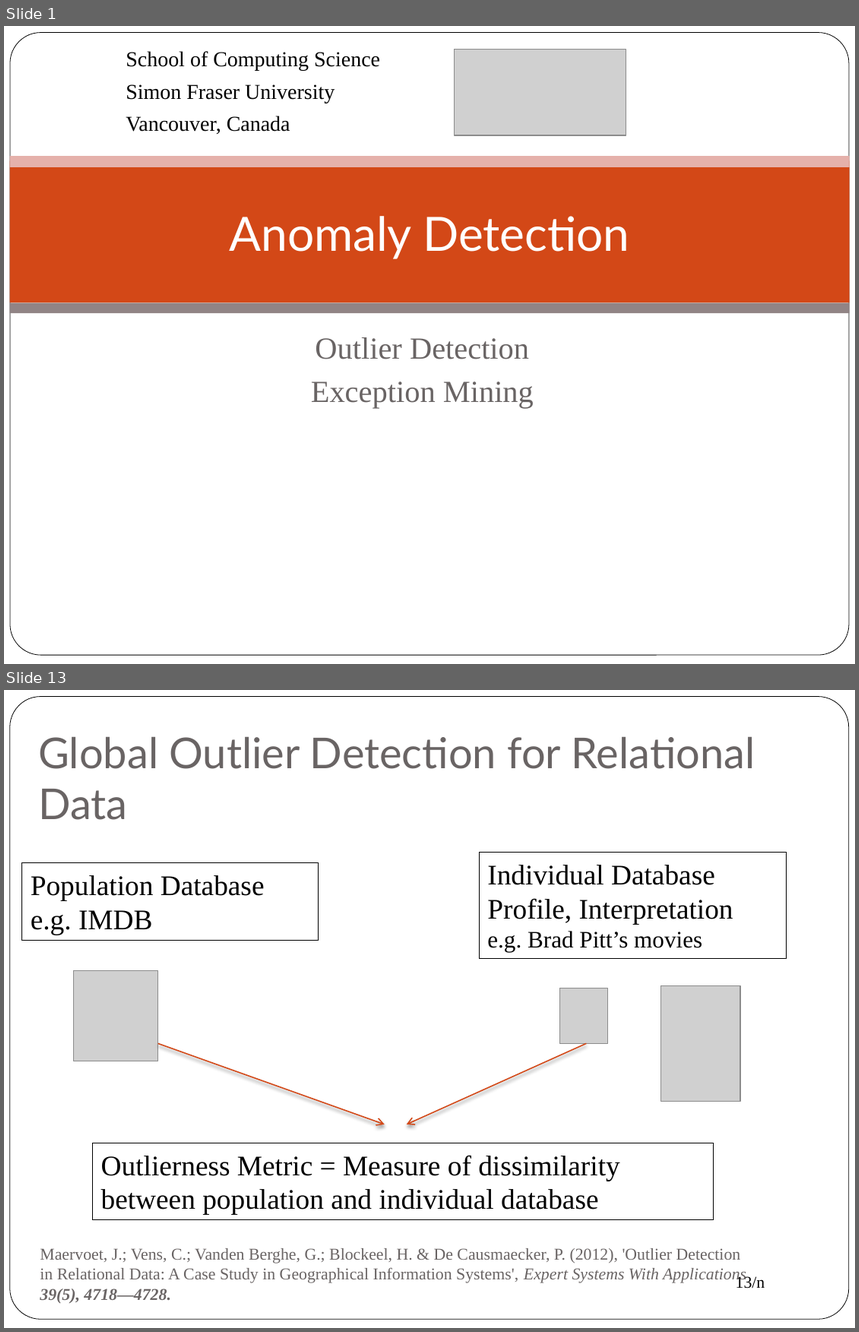
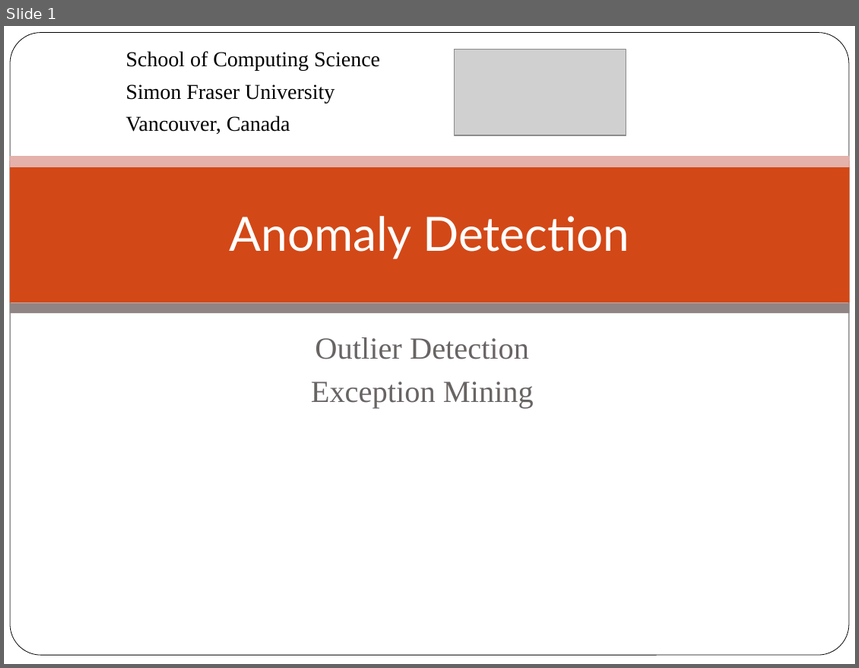
Before and after one commit to oschulte/srl-tutorial-slides, a slide deck: ch6-anomaly.pptx. Shown one above the other, each under a label of ours: slides 1 and 13 before the commit, slide 1 after it; the slides between them are not shown. The pictures are 859x1332 and 859x668 pixels, drawn with LibreOffice and Linux fonts; fonts in the diff are those of the drawing; grey boxes stand for pictures; background and template pictures are left out. Boxes give left, top, right and bottom in pixels: in the first picture for what was removed or moved away, otherwise in the second. Text is boxed around its words. In the diff, an @@ line names an element or a change of style, - is before the commit and + after.

```diff
--- a/ch6-anomaly.pptx
+++ b/ch6-anomaly.pptx
@@ slide 13 removed at [4,690,855,1328], background #FFFFFF; not listed: 1 template element that a slide beside it also shows @@
@@ title removed at [38,737,756,820] @@
-Global Outlier Detection for Relational Data
@@ rectangle removed at [22,863,318,940] @@
-Population Database
-e.g. IMDB
@@ rectangle removed at [479,853,786,959] @@
-Individual Database
-Profile, Interpretation
-e.g. Brad Pitt’s movies
@@ picture removed at [74,971,158,1061] @@
@@ picture removed at [661,986,740,1101] @@
@@ picture removed at [560,989,608,1044] @@
@@ arrow removed from (158, 1044) to (385, 1125) @@
@@ arrow removed from (586, 1044) to (407, 1125) @@
@@ rectangle removed at [92,1143,713,1220] @@
-Outlierness Metric = Measure of dissimilarity between population and individual database
@@ text removed at [40,1249,747,1304] @@
-Maervoet, J.; Vens, C.; Vanden Berghe, G.; Blockeel, H. & De Causmaecker, P. (2012), 'Outlier Detection in Relational Data: A Case Study in Geographical Information Systems', Expert Systems With Applications 39(5), 4718—4728.
@@ page number removed at [736,1276,766,1289] @@
-13/n
```
Also in this commit, not shown: 20 slides changed, 2 slides added, 3 other slides removed.
